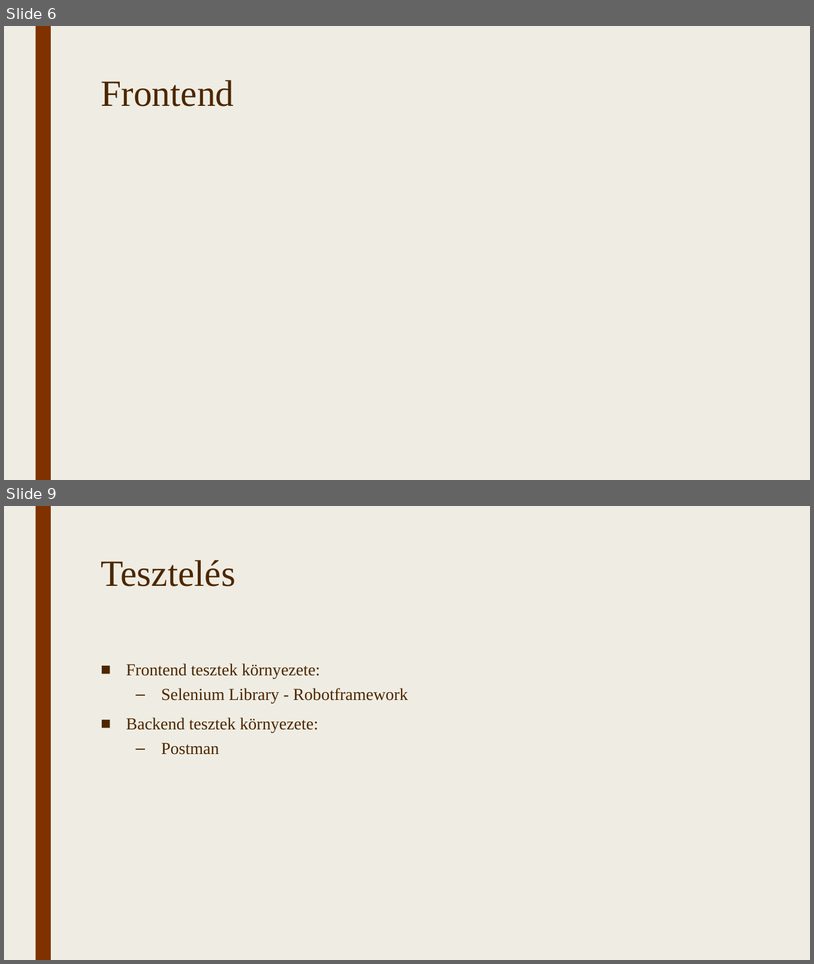
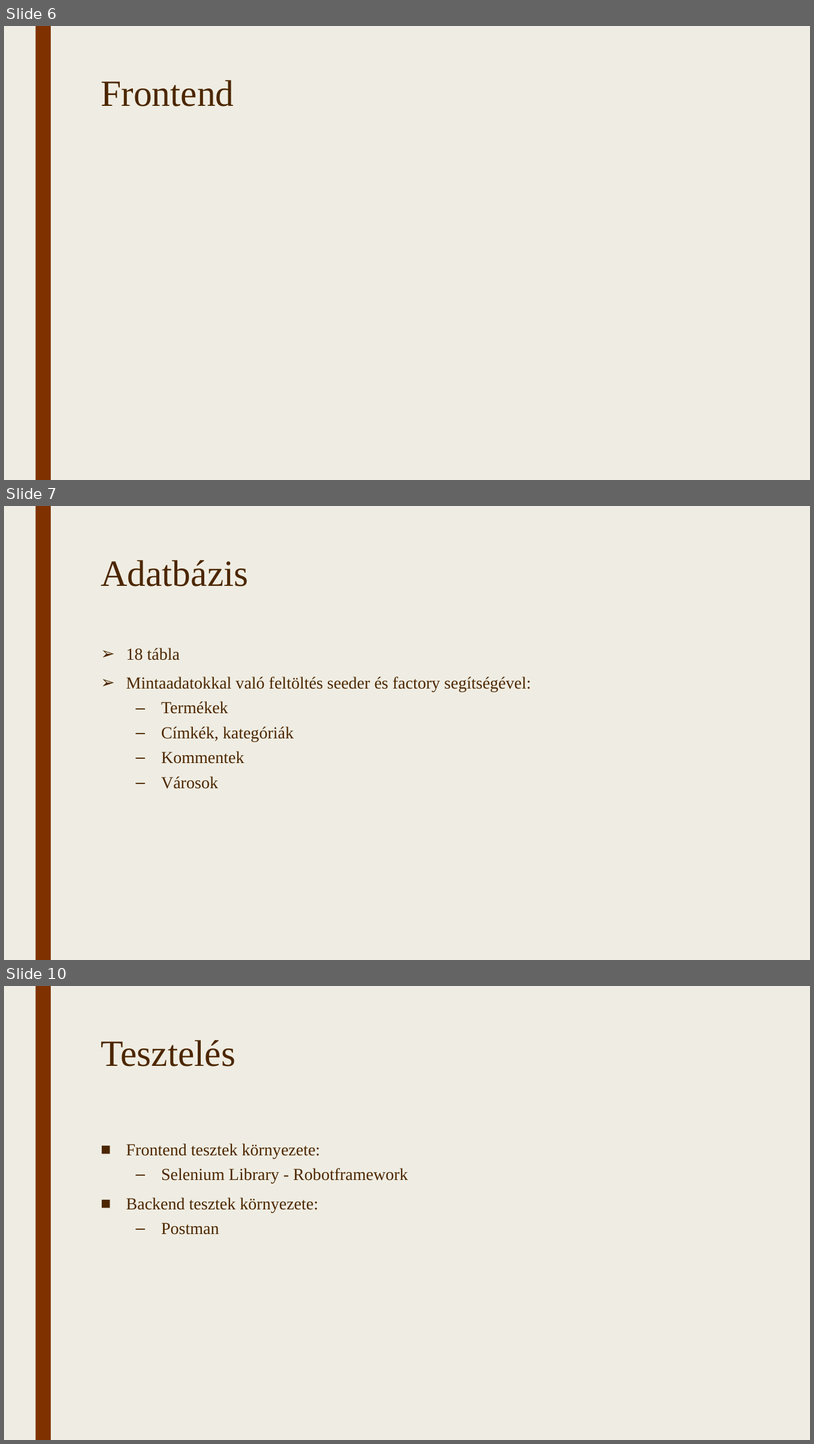
Before and after one commit to TothpalIstvano/13_S1_4_vizsgaremek, a slide deck: Fájlok/Bemutató.pptx. Shown one above the other, each under a label of ours: slides 6 and 9 before the commit, slides 6, 7 and 10 after it; the slides between them are not shown. The pictures are 814x964 and 814x1444 pixels, drawn with LibreOffice and Linux fonts; fonts in the diff are those of the drawing. Boxes give left, top, right and bottom in pixels: in the first picture for what was removed or moved away, otherwise in the second. Text is boxed around its words. In the diff, an @@ line names an element or a change of style, - is before the commit and + after.

```diff
--- a/Fájlok/Bemutató.pptx
+++ b/Fájlok/Bemutató.pptx
@@ slide 7 added at bbox=[4, 506, 810, 960], background #EFEDE3; not listed: 1 template element that a slide beside it also shows @@
@@ title added at bbox=[101, 560, 248, 586], 44 pt, text #4C2600 @@
+Adatbázis
@@ text added at bbox=[126, 648, 531, 789], 20 pt, text #4C2600 @@
+➢ 18 tábla
+➢ Mintaadatokkal való feltöltés seeder és factory segítségével:
+  – Termékek
+  – Címkék, kategóriák
+  – Kommentek
+  – Városok
@@ what was slide 9 is now slide 10 @@
```
Also in this commit, not shown: 7 slides changed, 1 other slide added, 6 slides removed, 33 other files.
